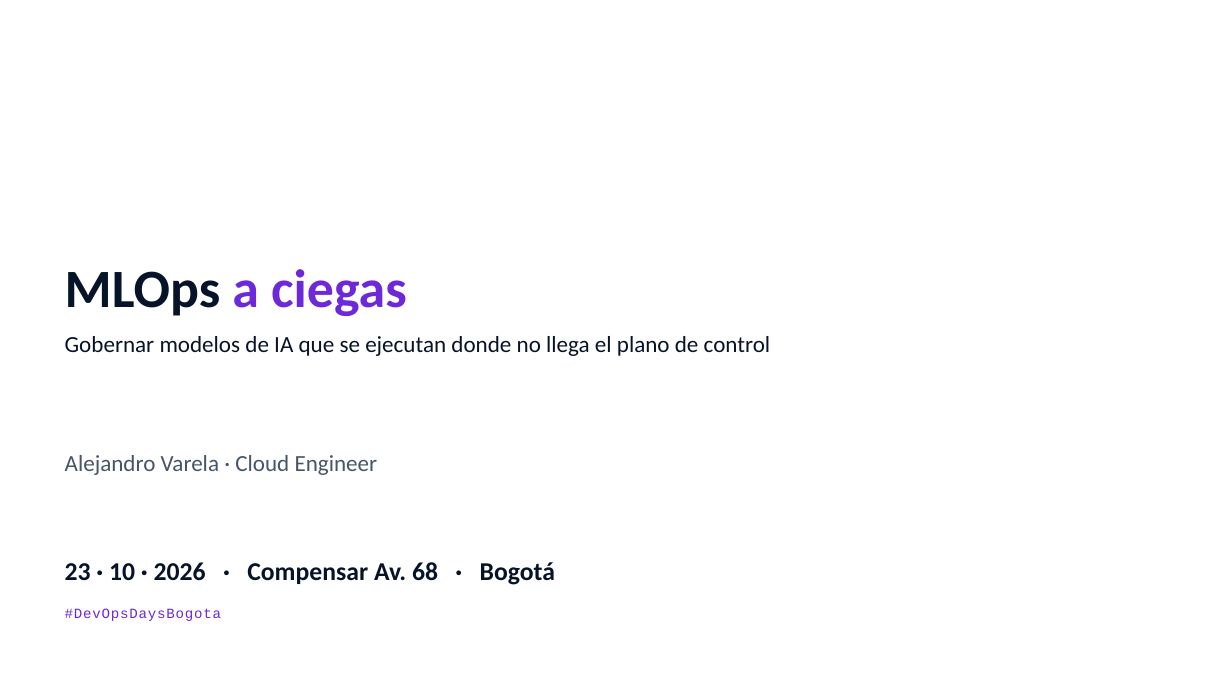
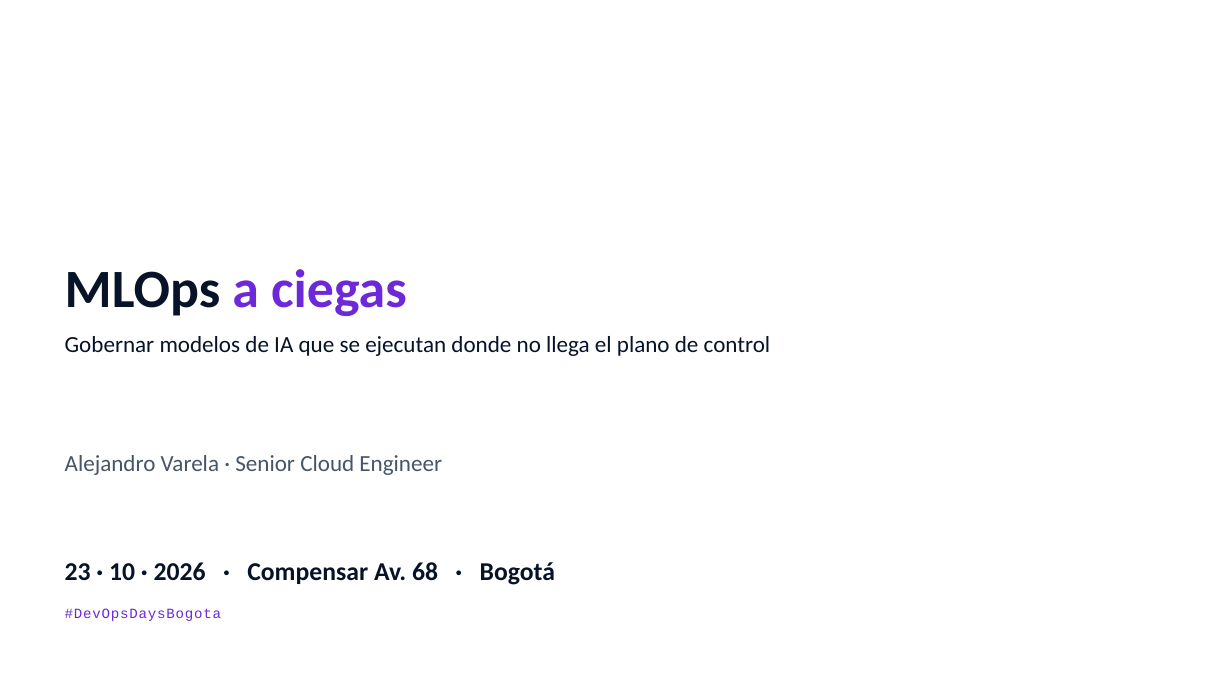
Before and after one commit to alejandro945/mlops-a-ciegas, a slide deck: slide 1 of talk/MLOps-a-ciegas-DevOpsDays-Bogota-2026.pptx. Drawn at 1232x693 pixels with LibreOffice and Linux fonts; fonts in the diff are those of the drawing; background and template pictures are left out. Boxes give left, top, right and bottom in pixels: in the first picture for what was removed or moved away, otherwise in the second. Text is boxed around its words. In the diff, an @@ line names an element or a change of style, - is before the commit and + after.

```diff
--- a/talk/MLOps-a-ciegas-DevOpsDays-Bogota-2026.pptx
+++ b/talk/MLOps-a-ciegas-DevOpsDays-Bogota-2026.pptx
@@ text at (x1=65, y1=455, x2=442, y2=475): text changed @@
-Alejandro Varela · Cloud Engineer
+Alejandro Varela · Senior Cloud Engineer
```
Also in this commit, not shown: 1 other slide changed, 6 other files.
